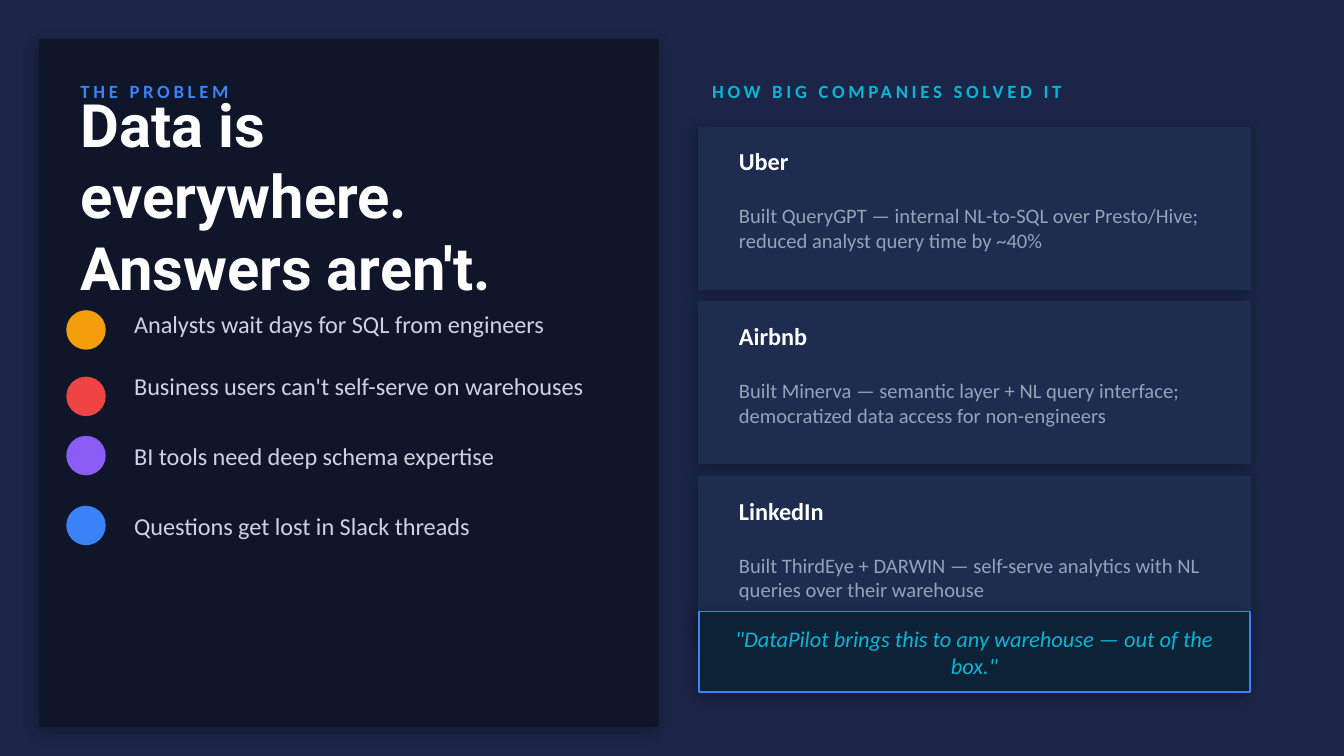
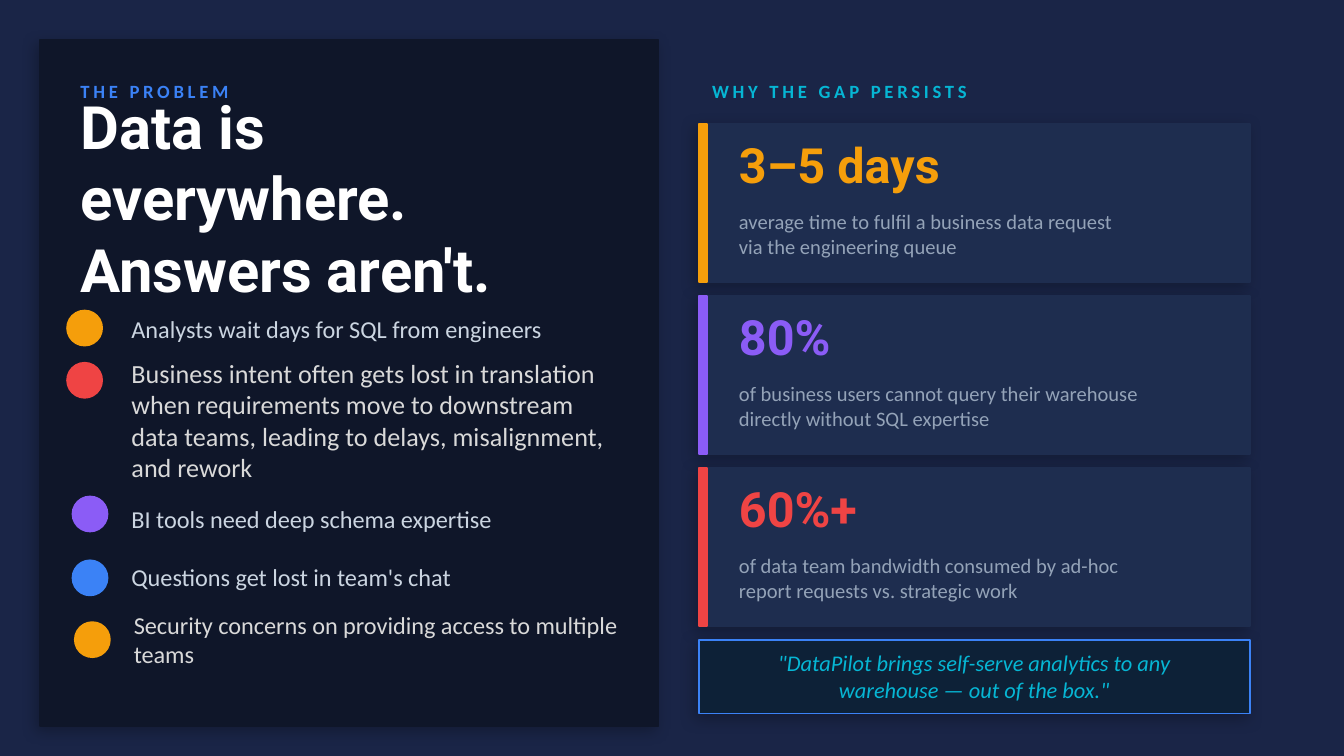
Before and after one commit to pankhuri-52/DataPilot_Agentic_Analyst, a slide deck: slide 2 of DataPilot_Hackathon.pptx. Drawn at 1344x756 pixels with LibreOffice and Linux fonts; fonts in the diff are those of the drawing. Boxes give left, top, right and bottom in pixels: in the first picture for what was removed or moved away, otherwise in the second. Text is boxed around its words. In the diff, an @@ line names an element or a change of style, - is before the commit and + after.

```diff
--- a/DataPilot_Hackathon.pptx
+++ b/DataPilot_Hackathon.pptx
@@ text at [712,86,967,98]: text changed @@
-HOW BIG COMPANIES SOLVED IT
+WHY THE GAP PERSISTS
@@ rectangle: place and size @@
-rectangle at [699,128,1250,289]
+rectangle at [699,124,1250,282]
@@ rectangle added at [699,124,707,282], fill #F59E0B, outline #F59E0B 1 pt @@
@@ text at [739,146,939,194]: text changed; size 11 to 26 pt; font Calibri to Roboto; text colour #94A3B8 to #F59E0B; bold on @@
-Built QueryGPT — internal NL-to-SQL over Presto/Hive; reduced analyst query time by ~40%
+3–5 days
@@ text removed at [739,153,789,170] @@
-Uber
@@ text added at [739,215,1112,258], 11 pt, text #94A3B8 @@
+average time to fulfil a business data request
+via the engineering queue
@@ text "Analysts wait days for SQL ...": place and size @@
-text "Analysts wait days for SQL ..." at [134,316,544,337]
+text "Analysts wait days for SQL ..." at [131,321,541,342]
@@ rectangle: place and size @@
-rectangle at [699,302,1250,464]
+rectangle at [699,296,1250,454]
@@ rectangle added at [699,296,707,454], fill #8B5CF6, outline #8B5CF6 1 pt @@
@@ text removed at [739,328,807,345] @@
-Airbnb
@@ text added at [739,320,831,356], 26 pt, text #8B5CF6, bold @@
+80%
@@ ellipse: place and size @@
-ellipse at [67,378,105,415]
+ellipse at [67,363,102,398]
@@ text at [131,365,603,477]: text changed; size 13 to 14 pt; text colour #CBD5E1 to #D9D9D9 @@
-Business users can't self-serve on warehouses
+Business intent often gets lost in translation when requirements move to downstream data teams, leading to delays, misalignment, and rework
@@ text at [739,387,1137,429]: text changed; size 13 to 11 pt; text colour #FFFFFF to #94A3B8; bold off @@
-LinkedIn
+of business users cannot query their warehouse
+directly without SQL expertise
@@ text removed at [739,384,1179,427] @@
-Built Minerva — semantic layer + NL query interface; democratized data access for non-engineers
@@ text "BI tools need deep schema ...": place and size @@
-text "BI tools need deep schema ..." at [134,448,494,469]
+text "BI tools need deep schema ..." at [131,511,491,532]
@@ rectangle: place and size @@
-rectangle at [699,477,1250,638]
+rectangle at [699,468,1250,626]
@@ rectangle added at [699,468,707,626], fill #EF4444, outline #EF4444 1 pt @@
@@ ellipse: place and size @@
-ellipse at [67,437,105,474]
+ellipse at [73,497,108,532]
@@ text added at [739,492,857,528], 26 pt, text #EF4444, bold @@
+60%+
@@ ellipse: place and size @@
-ellipse at [67,507,105,544]
+ellipse at [73,560,108,595]
@@ text at [131,569,450,590]: text changed @@
-Questions get lost in Slack threads
+Questions get lost in team's chat
@@ text removed at [739,559,1199,600] @@
-Built ThirdEye + DARWIN — self-serve analytics with NL queries over their warehouse
@@ text added at [739,559,1118,602], 11 pt, text #94A3B8 @@
+of data team bandwidth consumed by ad-hoc
+report requests vs. strategic work
@@ ellipse added at [75,622,110,657], fill #F59E0B, outline #F59E0B 1 pt @@
@@ text added at [134,617,617,663], 13 pt, text #D9D9D9 @@
+Security concerns on providing access to multiple teams
@@ rectangle: place and size @@
-rectangle at [699,612,1250,692]
+rectangle at [699,640,1250,714]
@@ text at [778,655,1170,701]: text changed @@
-"DataPilot brings this to any warehouse — out of the box."
+"DataPilot brings self-serve analytics to any warehouse — out of the box."
```
Also in this commit, not shown: 1 other slide changed, 5 slides added, 5 slides removed, 11 other files.
